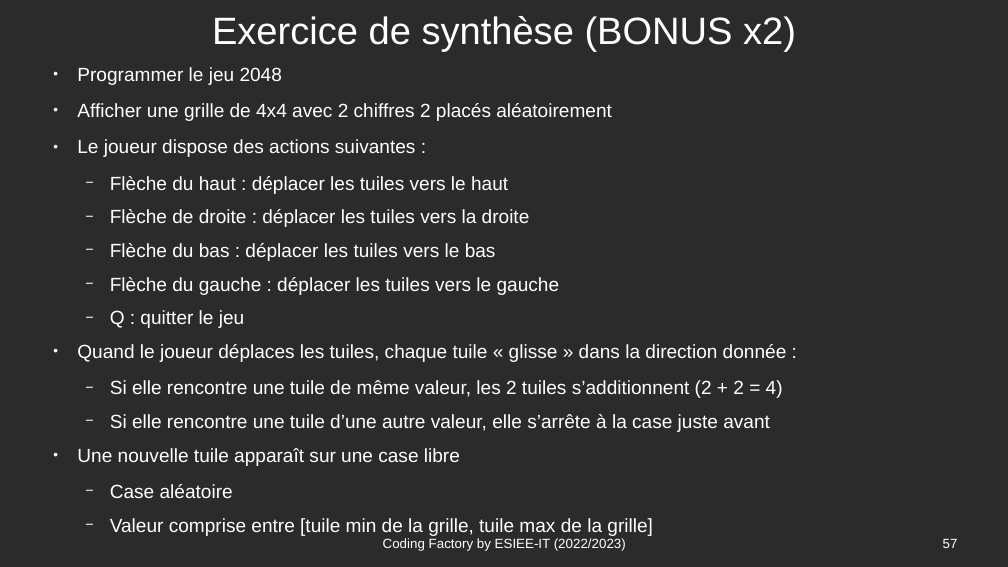
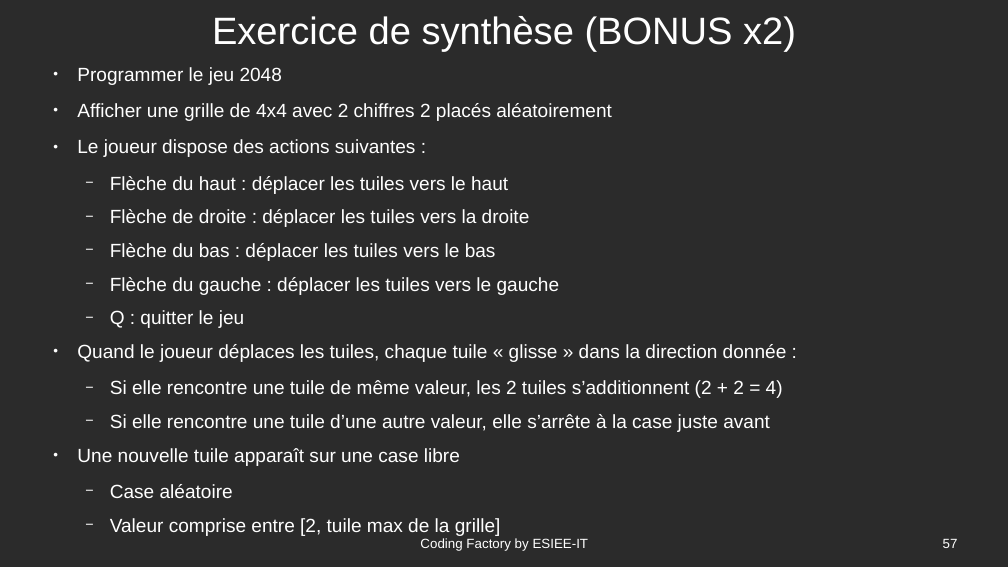
Before and after one commit to Romuald78/codingdojo_studentplugin, a slide deck: slide 57 of resources/doc/piscine_codingfactory-cours.odp. Drawn at 1008x567 pixels with LibreOffice and Linux fonts; fonts in the diff are those of the drawing; background and template pictures are left out; a plain dark background stands for a picture behind light text. Boxes give left, top, right and bottom in pixels: in the first picture for what was removed or moved away, otherwise in the second. Text is boxed around its words. In the diff, an @@ line names an element or a change of style, - is before the commit and + after.

```diff
--- a/resources/doc/piscine_codingfactory-cours.odp
+++ b/resources/doc/piscine_codingfactory-cours.odp
@@ text at bbox=[110, 518, 501, 536]: text changed @@
-  − Valeur comprise entre [tuile min de la grille, tuile max de la grille]
+  − Valeur comprise entre [2, tuile max de la grille]
@@ text at bbox=[420, 538, 589, 551]: text changed @@
-Coding Factory by ESIEE-IT (2022/2023)
+Coding Factory by ESIEE-IT
```
Also in this commit, not shown: 57 other slides changed, 1 other file.
